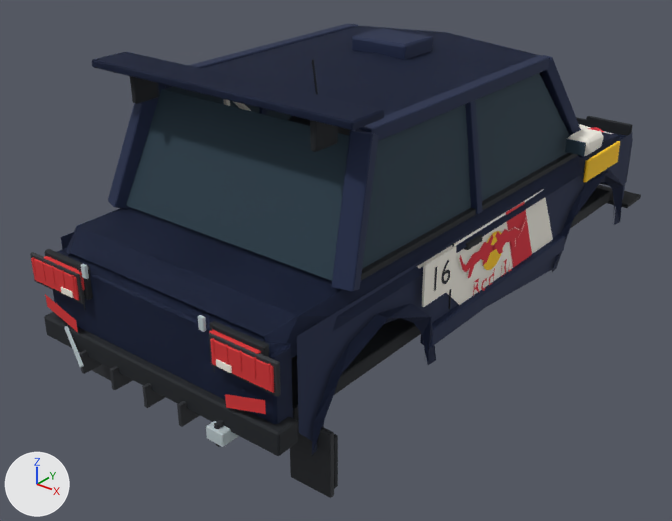
The glTF model assets/screenprint/vehicles/F160-lod2.glb, before and after one commit.
Rendered twice from a camera (50 mm lens) standing at (3.03, -4.27, 2.28) and looking at (-0.09, -0.37, -0.14). Arrows for +X, +Y and +Z are at lower left; the lights stay in place. The older version comes first. Vertices at exactly the same position are counted once.

The scene before the commit, as lines of its bpy script (objects in view):
```python
me_cube_015 = bpy.data.meshes.new('Cube.015')
me_cube_015.from_pydata(...)  # 503 vertices, 689 faces; spans x -0.08..1.81, y -2.74..1.11, z -0.61..0.43
me_cube_015.materials.append(mat_white)  # white #f6f2e7
me_cube_041 = bpy.data.meshes.new('Cube.041')
me_cube_041.from_pydata(...)  # 341 vertices, 306 faces; spans x -0.82..0.82, y -2.38..0.01, z -0.38..0.1
me_cube_041.materials.append(mat_scarlet)  # red #dd2537
me_redbullsun = bpy.data.meshes.new('RedBullSun')
me_redbullsun.from_pydata(...)  # 143 vertices, 176 faces; spans x -0.85..0.85, y -0.24..1.48, z -0.01..0.37
me_redbullsun.materials.append(mat_sun)  # yellow #ffca18
me_windscreen = bpy.data.meshes.new('Windscreen')
me_windscreen.from_pydata(...)  # 60 vertices, 88 faces; spans x -0.92..0.92, y -1.38..0.97, z 0.38..0.98
me_windscreen.materials.append(mat_glass)  # dark blue #233a48
ob_glass = bpy.data.objects.new('glass', me_windscreen)
ob_glass.location = (0.0, 0.0, 0.0)
ob_scarlet = bpy.data.objects.new('scarlet', me_cube_041)
ob_scarlet.location = (0.0, 1.888, 0.268)
ob_sun = bpy.data.objects.new('sun', me_redbullsun)
ob_sun.location = (0.0, 0.0, 0.0)
ob_white = bpy.data.objects.new('white', me_cube_015)
ob_white.location = (-0.865, 0.81, 0.49)
# also in view: 'chrome' at (0.0, -0.03, 0.05); 'BrakeLamp' at (0.0, -1.9, 0.19); 'navy' at (0.0, 0.0, 0.41); 'dark' at (0.0, -1.77, -0.13); 'Outline_Body' at (0.0, 0.0, 0.41)
```
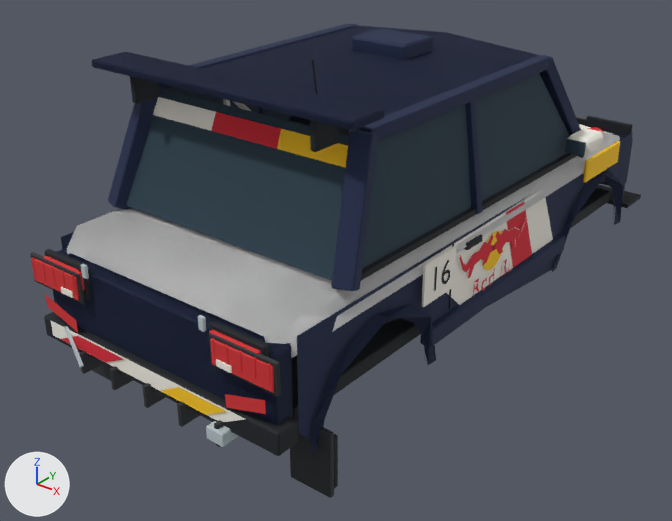
The change in detail:
me_cube_041 is used by ob_scarlet; location (0.0, 1.888, 0.268).
Verts and faces of me_cube_041; kept vertices keep their numbers, new ones are numbered from 341.
me_cube_041 had 341 vertices, 306 faces and spanned x -0.82..0.82, y -2.38..0.01, z -0.38..0.1.
me_cube_041 now has 349 vertices, 310 faces and spans x -0.82..0.82, y -3.8..0.01, z -0.45..0.67.
Part 1, on me_cube_041:
New vertex 341 is at (-0.22, -3.08, 0.58), pixel (211, 130).
New vertex 342 is at (0.22, -3.08, 0.58), pixel (277, 149).
New vertex 343 is at (0.21, -3.05, 0.67), pixel (281, 128).
New vertex 344 is at (-0.21, -3.05, 0.67), pixel (215, 111).
New faces: (341, 342, 343), (341, 343, 344).
Part 2, on me_cube_041:
New vertex 345 is at (-0.68, -3.8, -0.45), pixel (60, 338).
New vertex 346 is at (-0.32, -3.8, -0.45), pixel (105, 362).
New vertex 347 is at (-0.16, -3.8, -0.37), pixel (124, 359).
New vertex 348 is at (-0.52, -3.8, -0.37), pixel (77, 335).
New faces: (345, 346, 347), (345, 347, 348).
me_redbullsun is used by ob_sun; location (0.0, 0.0, 0.0).
Verts and faces of me_redbullsun; kept vertices keep their numbers, new ones are numbered from 143.
me_redbullsun had 143 vertices, 176 faces and spanned x -0.85..0.85, y -0.24..1.48, z -0.01..0.37.
me_redbullsun now has 151 vertices, 180 faces and spans x -0.85..0.85, y -1.91..1.48, z -0.18..0.94.
Part 3, on me_redbullsun:
New vertex 143 is at (0.22, -1.2, 0.85), pixel (277, 149).
New vertex 144 is at (0.65, -1.2, 0.85).
New vertex 145 is at (0.64, -1.16, 0.94).
New vertex 146 is at (0.21, -1.16, 0.94), pixel (281, 128).
New faces: (143, 144, 145), (143, 145, 146).
Part 4, on me_redbullsun:
New vertex 147 is at (0.08, -1.91, -0.18), pixel (159, 390).
New vertex 148 is at (0.39, -1.91, -0.18), pixel (205, 414).
New vertex 149 is at (0.53, -1.91, -0.11), pixel (227, 411).
New vertex 150 is at (0.22, -1.91, -0.11), pixel (178, 387).
New faces: (147, 148, 149), (147, 149, 150).
me_cube_015 is used by ob_white; location (-0.865, 0.81, 0.49).
Verts and faces of me_cube_015; kept vertices keep their numbers, new ones are numbered from 503.
me_cube_015 had 503 vertices, 689 faces and spanned x -0.08..1.81, y -2.74..1.11, z -0.61..0.43.
me_cube_015 now has 511 vertices, 693 faces and spans x -0.08..1.81, y -2.74..1.11, z -0.68..0.45.
Part 5, on me_cube_015:
New vertex 503 is at (0.21, -2.01, 0.36), pixel (152, 114).
New vertex 504 is at (0.65, -2.01, 0.36), pixel (211, 130).
New vertex 505 is at (0.65, -1.97, 0.45), pixel (215, 111).
New vertex 506 is at (0.22, -1.97, 0.45), pixel (157, 96).
New faces: (503, 504, 505), (503, 505, 506).
Part 6, on me_cube_015:
New vertex 507 is at (0.12, -2.72, -0.68), pixel (52, 335).
New vertex 508 is at (1.35, -2.72, -0.68).
New vertex 509 is at (1.5, -2.72, -0.59), pixel (246, 419).
New vertex 510 is at (0.12, -2.72, -0.59), pixel (50, 320).
New faces: (507, 508, 509), (507, 509, 510).

Where the change shows, as pixel boxes (x1, y1, x2, y2) in the pictures (672 x 521 px):
'white', reshaped (mostly hidden)
    before: (61, 99, 612, 373)
    after: (51, 97, 612, 422)
'scarlet', reshaped
    before: (459, 127, 605, 295)
    after: (61, 112, 605, 362)
'sun', reshaped
    before: (483, 141, 620, 270)
    after: (161, 129, 620, 415)
part 1 of me_cube_041, added (red)
    after: (211, 112, 281, 149)
part 2 of me_cube_041, added (red)
    after: (61, 336, 125, 362)
part 3 of me_redbullsun, added (yellow)
    after: (277, 129, 348, 168)
part 4 of me_redbullsun, added (yellow)
    after: (161, 387, 227, 415)
part 5 of me_cube_015, added
    after: (153, 97, 216, 131)
part 6 of me_cube_015, added
    after: (51, 321, 245, 422)
